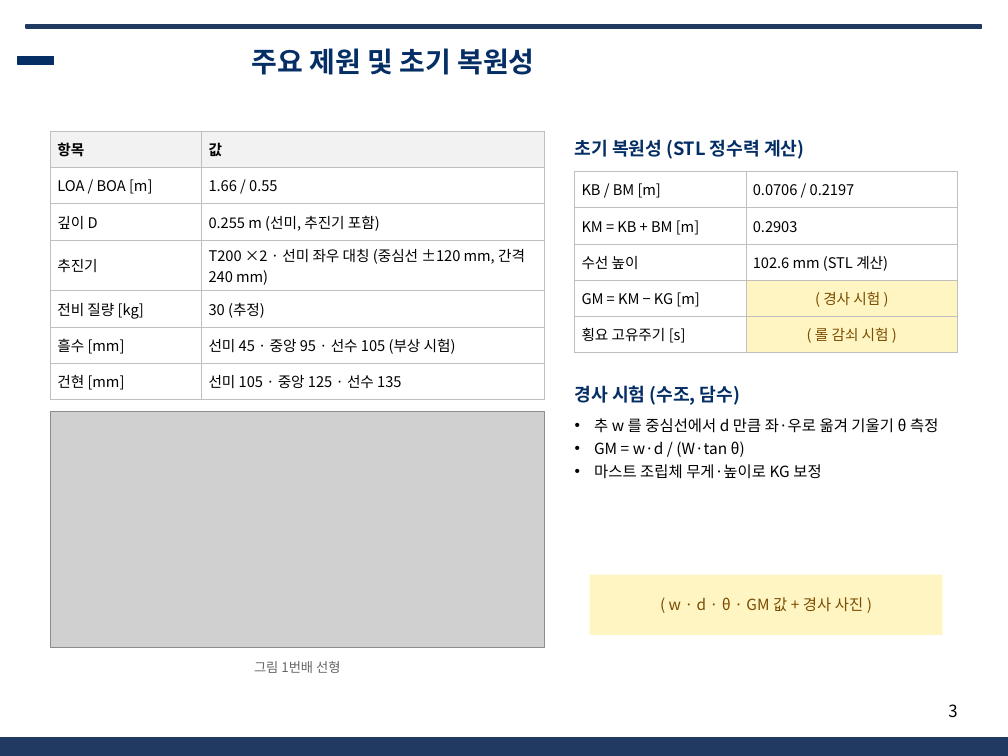
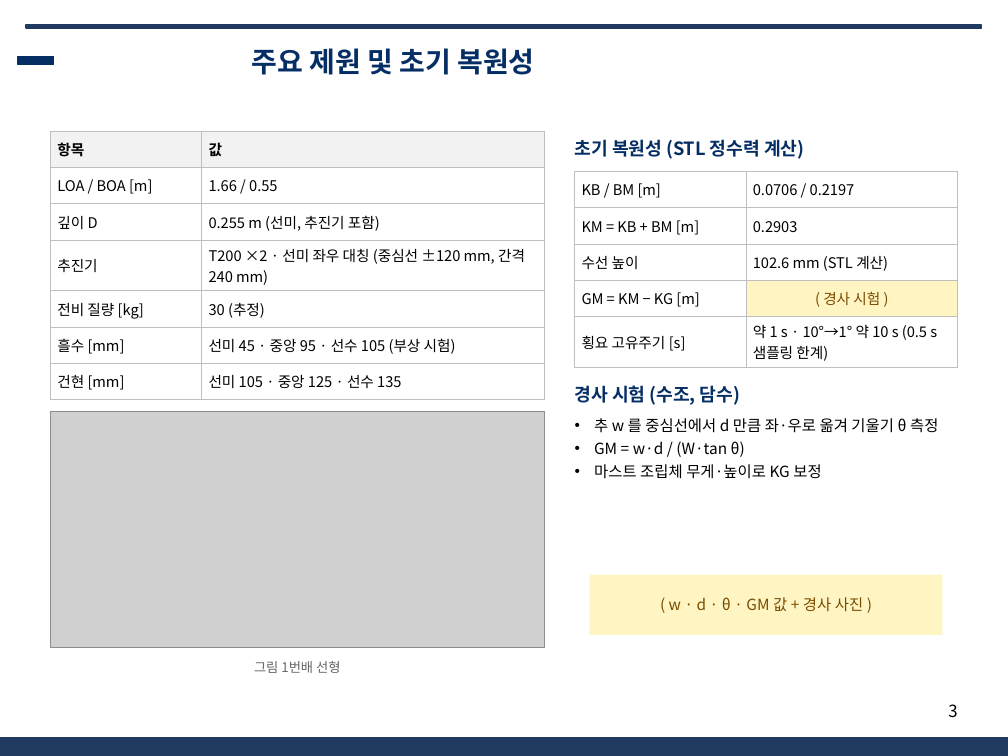
Before and after one commit to unmatsutake377-rgb/ros2_ws, a slide deck: slide 3 of docs/전달용/보고서_분담/발표자료_SSF_A.pptx. Drawn at 1008x756 pixels with LibreOffice and Linux fonts; fonts in the diff are those of the drawing; grey boxes stand for pictures; background and template pictures are left out. Boxes give left, top, right and bottom in pixels: in the first picture for what was removed or moved away, otherwise in the second. Text is boxed around its words. In the diff, an @@ line names an element or a change of style, - is before the commit and + after.

```diff
--- a/docs/전달용/보고서_분담/발표자료_SSF_A.pptx
+++ b/docs/전달용/보고서_분담/발표자료_SSF_A.pptx
@@ table at (575,171,958,365) @@
-row 5, column 2: ( 롤 감쇠 시험 )
+row 5, column 2: 약 1 s · 10°→1° 약 10 s (0.5 s 샘플링 한계)
@@ fill #FFF5C2 to none in row 5, column 2 @@
```
Also in this commit, not shown: 2 other slides changed, 14 other files.
